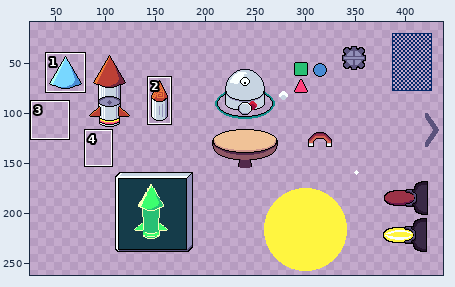
Pixel-art file: ase/sprites.aseprite. The picture above shows the old version from afar; the outline marks the close-up.
Close-up. As it was:
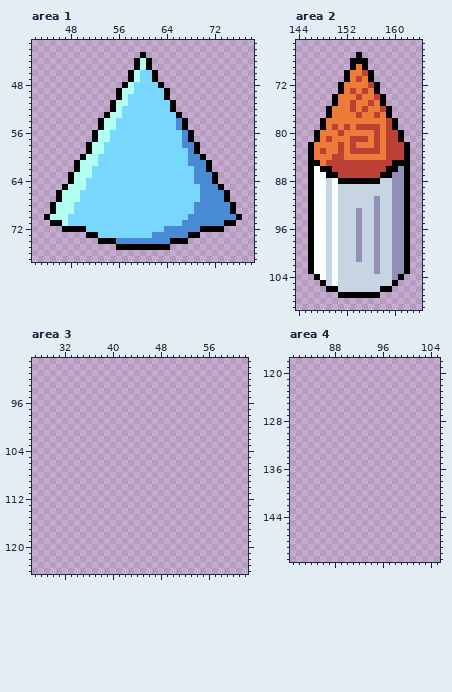
480x270 pixels, 1 frame. Shown: area 1: x 42..78, y 41..77; area 2: x 144..164, y 65..109; area 3: x 27..62, y 89..124; area 4: x 81..105, y 118..151. The wide view leaves out empty margins. The commit also changed other parts of the picture, which this record leaves out.
The result:
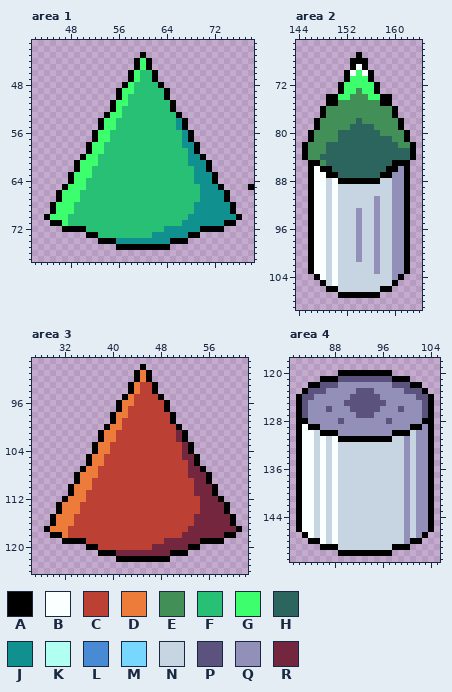
Palette (. is transparent): A #000000  B #faffff  C #bd4035  D #ed7b39  E #429058  F #28c074  G #3dff6e  H #2c645e  J #10908e  K #b0fff1  L #488bd4  M #78d7ff  N #c7d4e1  P #5b537d  Q #928fb8  R #73263d
From old to new:
Changed rows in their new state; - is an unchanged pixel.
Area 1, layers "rocket-tip-2", "rocket-base-1":
first column x 45:
44 ---------------G------------------
45 ---------------G------------------
46 --------------GFF-----------------
47 --------------GFF-----------------
48 -------------GFFFF----------------
49 ------------GGFFFFF---------------
50 ------------GFFFFFF---------------
51 -----------GGFFFFFFF--------------
52 -----------GFFFFFFFF--------------
53 ----------GGFFFFFFFFF-------------
54 ---------GGFFFFFFFFFFJ------------
55 ---------GGFFFFFFFFFFJ------------
56 --------GGFFFFFFFFFFFFJ-----------
57 --------GGFFFFFFFFFFFFJ-----------
58 -------GGFFFFFFFFFFFFFJJ----------
59 -------GGFFFFFFFFFFFFFFJ----------
60 ------GGFFFFFFFFFFFFFFFJJ---------
61 -----GGGFFFFFFFFFFFFFFFJJJ--------
62 -----GGFFFFFFFFFFFFFFFFFJJ--------
63 ----GGGFFFFFFFFFFFFFFFFFJJJ-------
64 ----GGFFFFFFFFFFFFFFFFFFJJJ-------
65 ---GGGFFFFFFFFFFFFFFFFFFFJJJ-----A
66 --GGGFFFFFFFFFFFFFFFFFFFFJJJJ-----
67 --GGGFFFFFFFFFFFFFFFFFFFFJJJJ-----
68 -GGGFFFFFFFFFFFFFFFFFFFFJJJJJJ----
69 -GGGFFFFFFFFFFFFFFFFFFFFJJJJJJ----
70 GGGFFFFFFFFFFFFFFFFFFFFJJJJJJJJ---
71 --GFFFFFFFFFFFFFFFFFFFJJJJJJJ-----
72 ------FFFFFFFFFFFFFJJJJJJ---------
73 --------FFFFFFFFFJJJJJJ-----------
74 -----------JJJJJJJJJ--------------
Area 2, layer "single-rocket":
first column x 145:
 69 ---------B---------
 70 --------BGB--------
 71 --------GGG--------
 72 -------GGGGG-------
 73 -------GGEGG-------
 74 ----A-GGEEEGG-A----
 75 ----A-EEEEEEE-A----
 76 ---AEEEEEEEEEEEA---
 77 ---AEEEEEEEEEEEA---
 78 --AEEEEEEHEEEEEEA--
 79 --AEEEEEHHHHEEEEA--
 80 -AEEEEHHHHHHHEEEEA-
 81 -AEEEEHHHHHHHHHEEA-
 82 AEEEHHHHHHHHHHHHEEA
 83 AEEEHHHHHHHHHHHHHHA
 84 AEEHHHHHHHHHHHHHHHA
 85 ---EHHHHHHHHHHH----
 86 -----HHHHHHHHH-----
 87 ------HHHHHHH------
Area 3, layer "rocket-tip-1":
first column x 29:
 90 ----------------A----------------
 91 ---------------ADA---------------
 92 ---------------ADA---------------
 93 --------------ADCCA--------------
 94 --------------ADCCA--------------
 95 -------------ADCCCCA-------------
 96 ------------ADDCCCCCA------------
 97 ------------ADCCCCCCA------------
 98 -----------ADDCCCCCCCA-----------
 99 -----------ADCCCCCCCCA-----------
100 ----------ADDCCCCCCCCCA----------
101 ---------ADDCCCCCCCCCCRA---------
102 ---------ADDCCCCCCCCCCRA---------
103 --------ADDCCCCCCCCCCCCRA--------
104 --------ADDCCCCCCCCCCCCRA--------
105 -------ADDCCCCCCCCCCCCCRRA-------
106 -------ADDCCCCCCCCCCCCCCRA-------
107 ------ADDCCCCCCCCCCCCCCCRRA------
108 -----ADDDCCCCCCCCCCCCCCCRRRA-----
109 -----ADDCCCCCCCCCCCCCCCCCRRA-----
110 ----ADDDCCCCCCCCCCCCCCCCCRRRA----
111 ----ADDCCCCCCCCCCCCCCCCCCRRRA----
112 ---ADDDCCCCCCCCCCCCCCCCCCCRRRA---
113 --ADDDCCCCCCCCCCCCCCCCCCCCRRRRA--
114 --ADDDCCCCCCCCCCCCCCCCCCCCRRRRA--
115 -ADDDCCCCCCCCCCCCCCCCCCCCRRRRRRA-
116 -ADDDCCCCCCCCCCCCCCCCCCCCRRRRRRA-
117 ADDDCCCCCCCCCCCCCCCCCCCCRRRRRRRRA
118 -AADCCCCCCCCCCCCCCCCCCCRRRRRRRAA-
119 ---AAAACCCCCCCCCCCCCRRRRRRAAAA---
120 -------AACCCCCCCCCRRRRRRAA-------
121 ---------AAARRRRRRRRRAAA---------
122 ------------AAAAAAAAA------------
Area 4, layer "rocket-mid-1":
first column x 82:
120 -------AAAAAAAAA-------
121 ----AAAPPPPPPPPPAAA----
122 --AAPPPQQQQQQQQQPPPAA--
123 -APPPQQQQQPPPQQQQQPPPA-
124 APPQQQQQQPPPPPQQQQQQPPA
125 APQQQQQQPPPPPPPQQQQQQPA
126 APQQQPQQQPPPPPQQQPQQQPA
127 APQQQQQQQQPPPQQQQQQQQPA
128 AAQQQQQPQQQQQQQPQQQQQAA
129 ABAAQQQQQQQQQQQQQQQAAQA
130 ABBNAAAQQQQQQQQQAAANQQA
131 ABBNBNBAAAAAAAAANNQNQQA
132 ABBNBNBNNNNNNNNNNNQNQQA
133 ABBNBNBNNNNNNNNNNNQNQQA
134 ABBNBNBNNNNNNNNNNNQNQQA
135 ABBNBNBNNNNNNNNNNNQNQQA
136 ABBNBNBNNNNNNNNNNNQNQQA
137 ABBNBNBNNNNNNNNNNNQNQQA
138 ABBNBNBNNNNNNNNNNNQNQQA
139 ABBNBNBNNNNNNNNNNNQNQQA
140 ABBNBNBNNNNNNNNNNNQNQQA
141 ABBNBNBNNNNNNNNNNNQNQQA
142 ABBNBNBNNNNNNNNNNNQNQQA
143 ABBNBNBNNNNNNNNNNNQNQQA
144 ABBNBNBNNNNNNNNNNNQNQQA
145 ABBNBNBNNNNNNNNNNNQNQQA
146 ABBNBNBNNNNNNNNNNNQNQQA
147 -ABNBNBNNNNNNNNNNNQNQA-
148 --AABNBNNNNNNNNNNNQAA--
149 ----AAANNNNNNNNNAAA----
150 -------AAAAAAAAA-------
